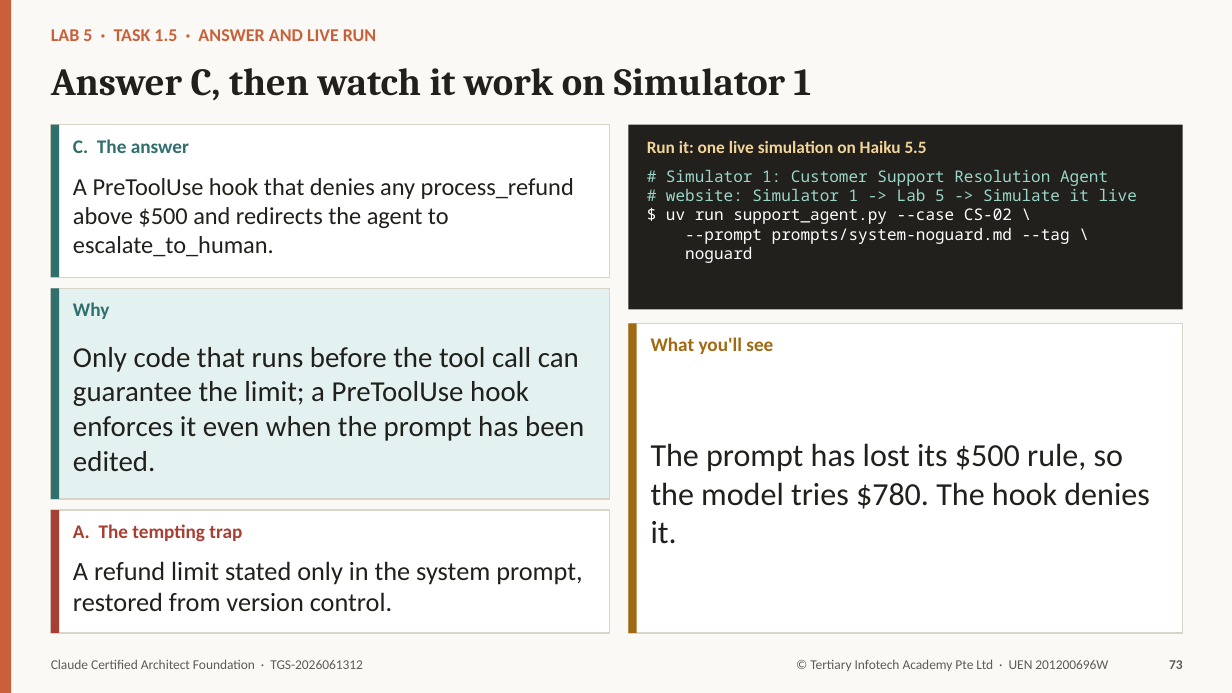
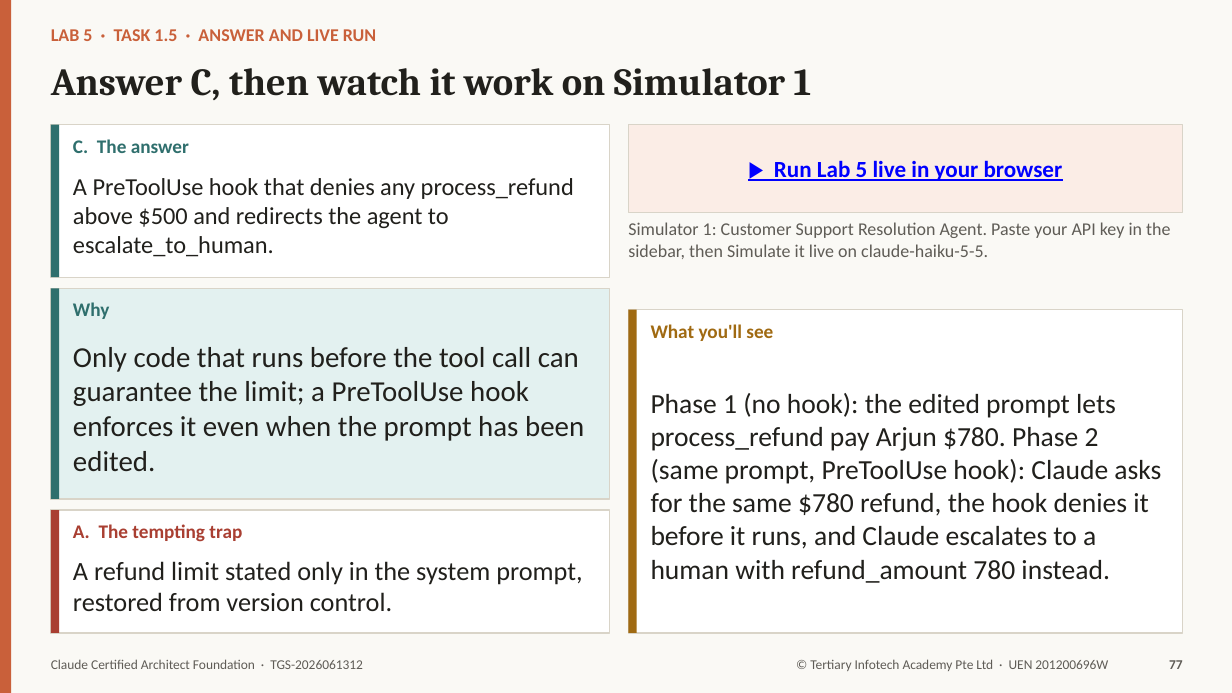
Before and after one commit to tertiarycourses/TGS-2026061312-Claude-Certified-Architect-Foundation, a slide deck: slide 77 of courseware/TGS-2026061312-Claude-Certified-Architect-Foundation-Trainer-Slides-v3.0.pptx (slide 73 before the commit). Drawn at 1232x693 pixels with LibreOffice and Linux fonts; fonts in the diff are those of the drawing. Boxes give left, top, right and bottom in pixels: in the first picture for what was removed or moved away, otherwise in the second. Text is boxed around its words. In the diff, an @@ line names an element or a change of style, - is before the commit and + after.

```diff
--- a/courseware/TGS-2026061312-Claude-Certified-Architect-Foundation-Trainer-Slides-v3.0.pptx
+++ b/courseware/TGS-2026061312-Claude-Certified-Architect-Foundation-Trainer-Slides-v3.0.pptx
@@ rectangle "▶ Run Lab 5 live ...": place and size @@
-rectangle "▶ Run Lab 5 live ..." at bbox=[628, 125, 1183, 310]
+rectangle "▶ Run Lab 5 live ..." at bbox=[628, 125, 1183, 213]
@@ rectangle "▶ Run Lab 5 live ..." at bbox=[628, 125, 1183, 213]: fill #21201C to #FBEDE6; outline none to #D9D4C8 1 pt @@
@@ text removed at bbox=[666, 170, 1137, 263] @@
-# Simulator 1: Customer Support Resolution Agent
-# website: Simulator 1 -> Lab 5 -> Simulate it live
-$ uv run support_agent.py --case CS-02 \
---prompt prompts/system-noguard.md --tag \
-noguard
@@ text in rectangle at bbox=[774, 160, 1063, 181]: text added @@
+▶ Run Lab 5 live in your browser
@@ text at bbox=[628, 222, 1170, 259]: text changed; size 13.5 to 14 pt; text colour #F2D398 to #5F5C56; bold off @@
-Run it: one live simulation on Haiku 5.5
+Simulator 1: Customer Support Resolution Agent. Paste your API key in the sidebar, then Simulate it live on claude-haiku-5-5.
@@ rectangle: place and size @@
-rectangle at bbox=[628, 323, 1183, 633]
+rectangle at bbox=[628, 310, 1183, 633]
@@ rectangle: place and size @@
-rectangle at bbox=[628, 323, 637, 633]
+rectangle at bbox=[628, 310, 637, 633]
@@ text "What you'll see": place and size @@
-text "What you'll see" at bbox=[651, 337, 773, 354]
+text "What you'll see" at bbox=[651, 324, 773, 341]
@@ text at bbox=[651, 393, 1161, 583]: text changed; size 25 to 21.5 pt @@
-The prompt has lost its $500 rule, so the model tries $780. The hook denies it.
+Phase 1 (no hook): the edited prompt lets process_refund pay Arjun $780. Phase 2 (same prompt, PreToolUse hook): Claude asks for the same $780 refund, the hook denies it before it runs, and Claude escalates to a human with refund_amount 780 instead.
@@ text at bbox=[1169, 660, 1183, 669]: text changed @@
-73
+77
```
Also in this commit, not shown: 176 other slides changed, 33 slides added, 1 other file.
